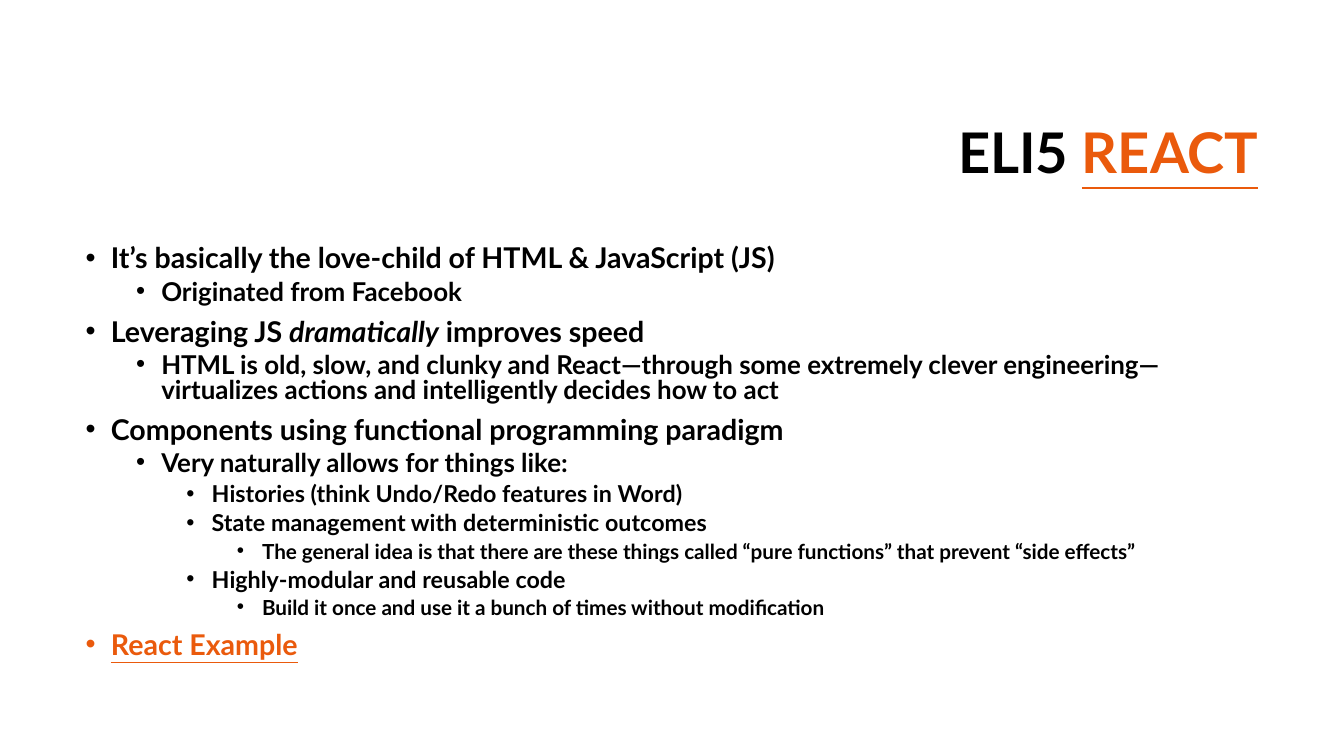
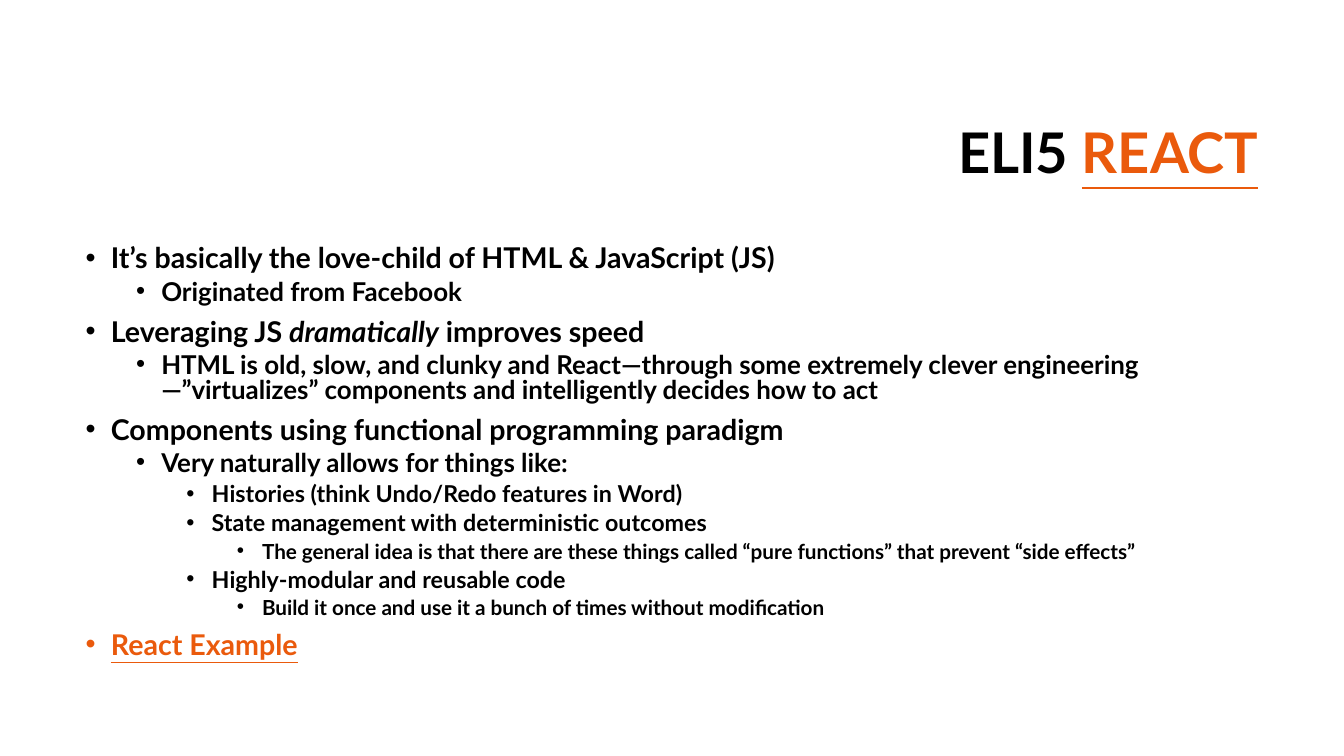
Before and after one commit to mjn1021/bubbles, a slide deck: slide 3 of docs/Power BI & React.pptx. Drawn at 1344x756 pixels with LibreOffice and Linux fonts; fonts in the diff are those of the drawing; background and template pictures are left out. Boxes give left, top, right and bottom in pixels: in the first picture for what was removed or moved away, otherwise in the second. Text is boxed around its words. In the diff, an @@ line names an element or a change of style, - is before the commit and + after.

Commit message:
presentation

```diff
--- a/docs/Power BI & React.pptx
+++ b/docs/Power BI & React.pptx
@@ text at (x1=161, y1=354, x2=1138, y2=404): text changed @@
-  • HTML is old, slow, and clunky and React—through some extremely clever engineering—virtualizes actions and intelligently decides how to act
+  • HTML is old, slow, and clunky and React—through some extremely clever engineering—”virtualizes” components and intelligently decides how to act
```
Also in this commit, not shown: 1 other slide changed, 1 slide added, 2 other files.
